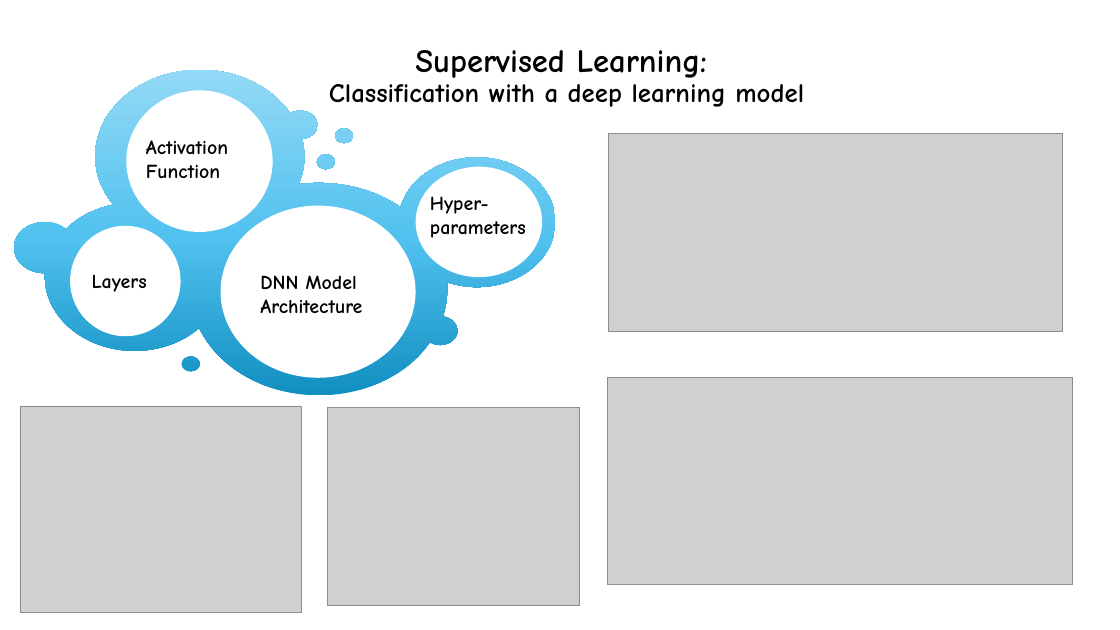
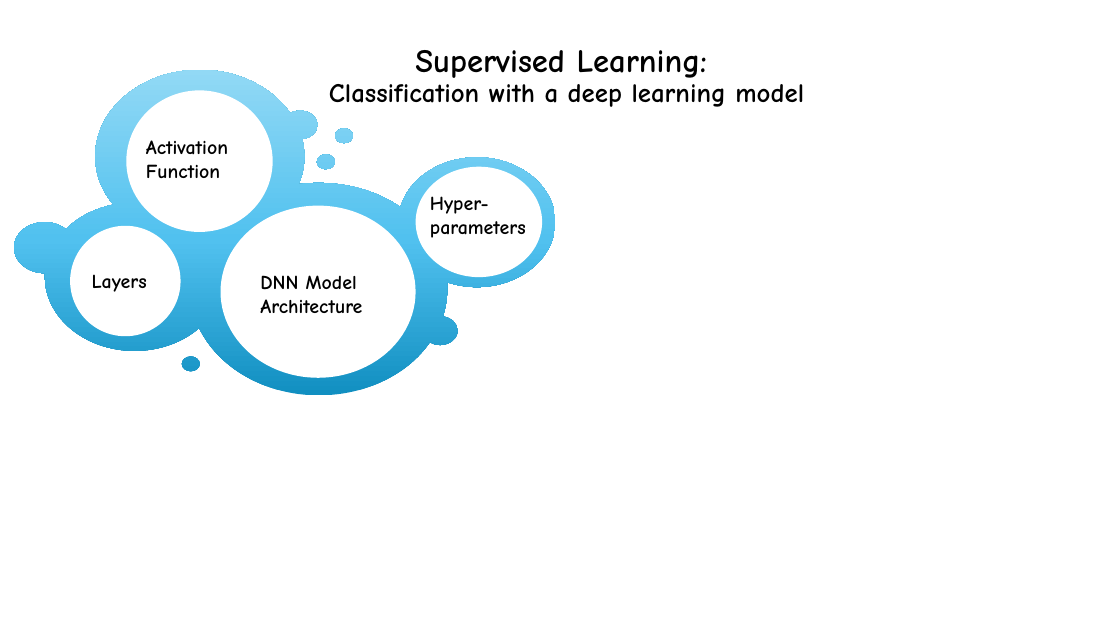
Before and after one commit to dinaomidvartehrani/Adult-Census-Income-Analysis, a slide deck: slide 8 of Presentation.pptx. Drawn at 1120x630 pixels with LibreOffice and Linux fonts; fonts in the diff are those of the drawing; grey boxes stand for pictures; background and template pictures are left out. Boxes give left, top, right and bottom in pixels: in the first picture for what was removed or moved away, otherwise in the second. Text is boxed around its words. In the diff, an @@ line names an element or a change of style, - is before the commit and + after.

```diff
--- a/Presentation.pptx
+++ b/Presentation.pptx
@@ picture removed at (x1=608, y1=134, x2=1063, y2=331) @@
@@ picture removed at (x1=607, y1=378, x2=1073, y2=585) @@
@@ picture removed at (x1=20, y1=406, x2=302, y2=613) @@
@@ picture removed at (x1=328, y1=408, x2=580, y2=605) @@
```
Also in this commit, not shown: 5 other slides changed.
